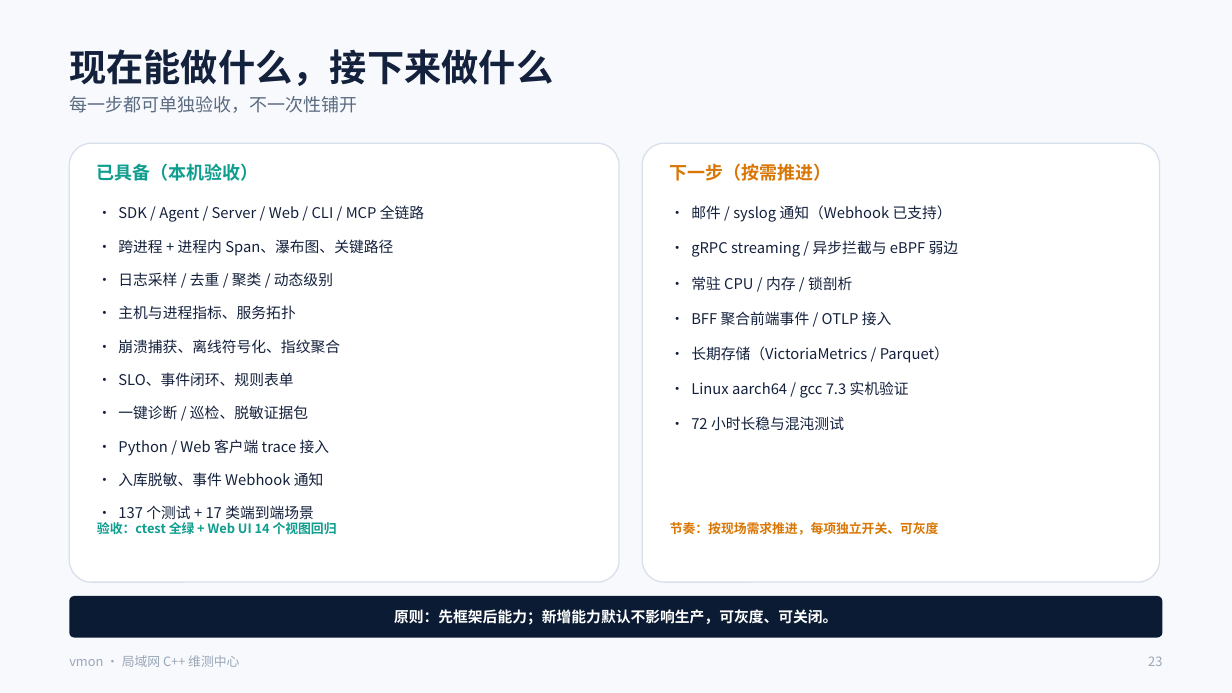
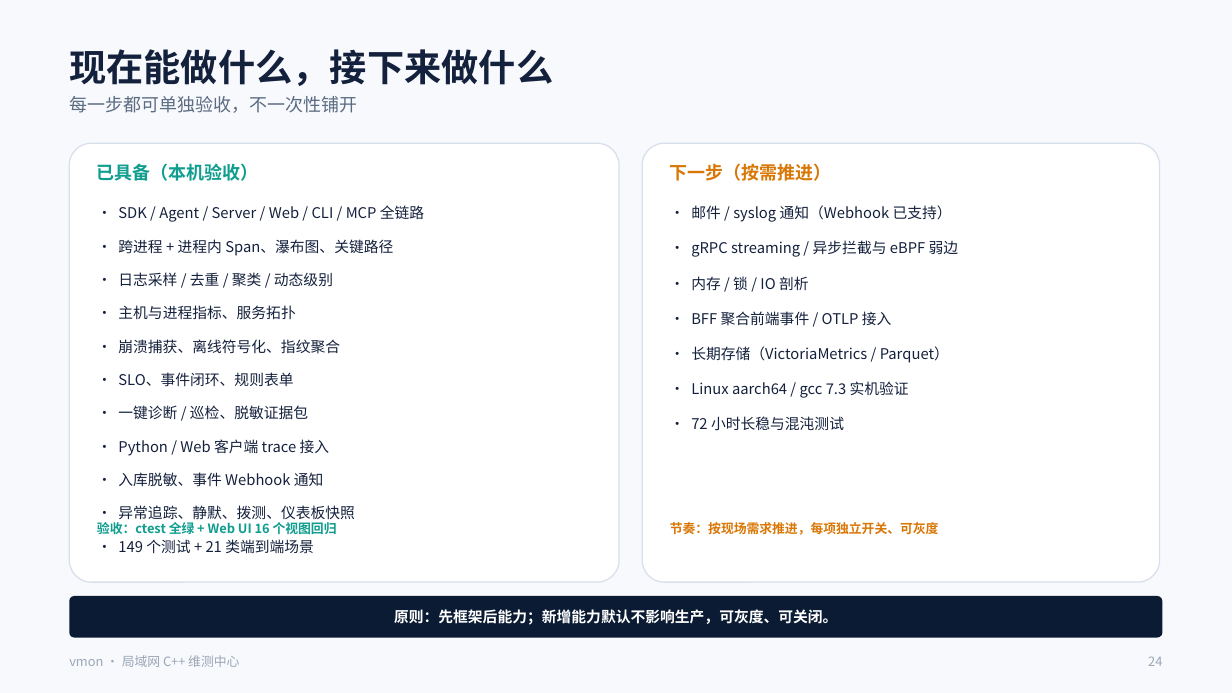
Before and after one commit to git163/CplusTrace, a slide deck: slide 24 of docs/presentation/vmon-intro.pptx (slide 23 before the commit). Drawn at 1232x693 pixels with LibreOffice and Linux fonts; fonts in the diff are those of the drawing. Boxes give left, top, right and bottom in pixels: in the first picture for what was removed or moved away, otherwise in the second. Text is boxed around its words. In the diff, an @@ line names an element or a change of style, - is before the commit and + after.

Commit message:
实现异常追踪、静默分组、HTTP 拨测、仪表板快照与可选采样
- Issue：错误日志/崩溃聚合、指派、ack/resolve，Web 异常页与 E2E
- 告警静默：规则/服务/级别/时间窗匹配；同指纹事件 5 分钟合并
- HTTP 拨测：Agent --probe，probe.up/duration/status 指标与总览展示
- 仪表板：metric/traces/logs/text widget，只读快照，Web 页面与 E2E
- 可选能力：-DVMON_ENABLE_CPU_PROFILER 常驻 SIGPROF 采样；
  eBPF/gRPC streaming 提供编译开关与接口层
- 测试：149 个单元/客户端测试，21 类 E2E 场景
- PPT 增加客户端链路拆解页并更新能力/路线图

```diff
--- a/docs/presentation/vmon-intro.pptx
+++ b/docs/presentation/vmon-intro.pptx
@@ text at (691, 276, 809, 291): text changed @@
-• 常驻 CPU / 内存 / 锁剖析
+• 内存 / 锁 / IO 剖析
@@ text at (118, 505, 355, 554): text changed @@
-• 137 个测试 + 17 类端到端场景
+• 异常追踪、静默、拨测、仪表板快照
+• 149 个测试 + 21 类端到端场景
@@ text at (97, 522, 337, 534): text changed @@
-验收：ctest 全绿 + Web UI 14 个视图回归
+验收：ctest 全绿 + Web UI 16 个视图回归
@@ text at (1148, 656, 1162, 666): text changed @@
-23
+24
```
Also in this commit, not shown: 5 other slides changed, 1 slide added, 46 other files.
